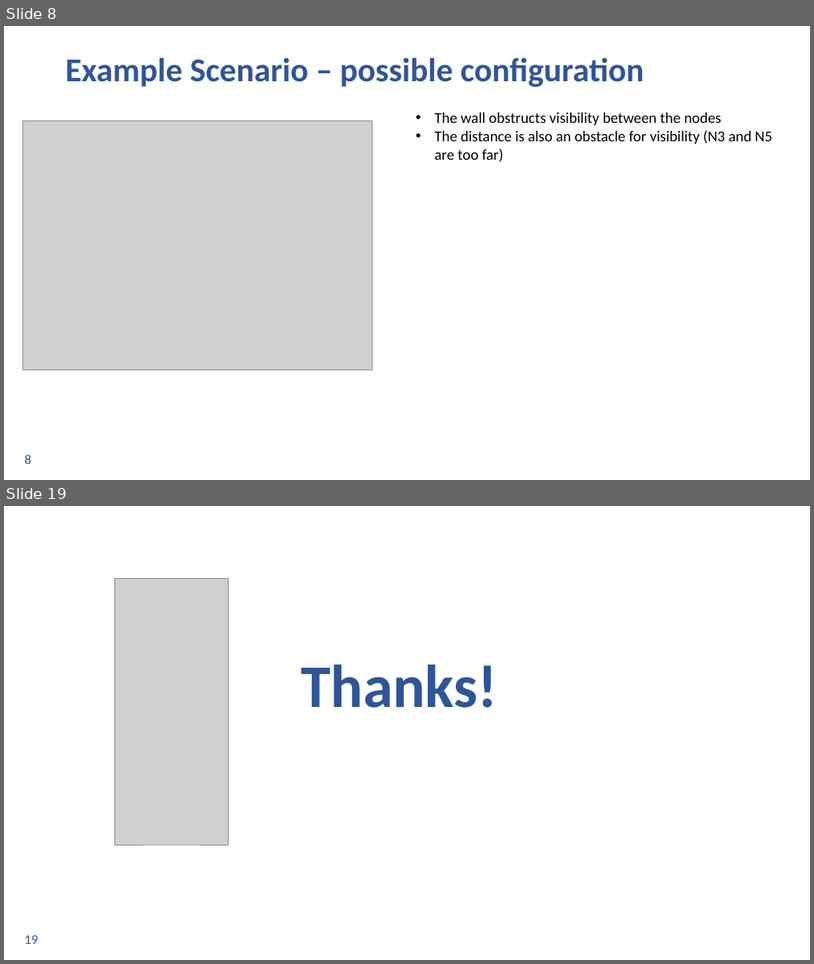
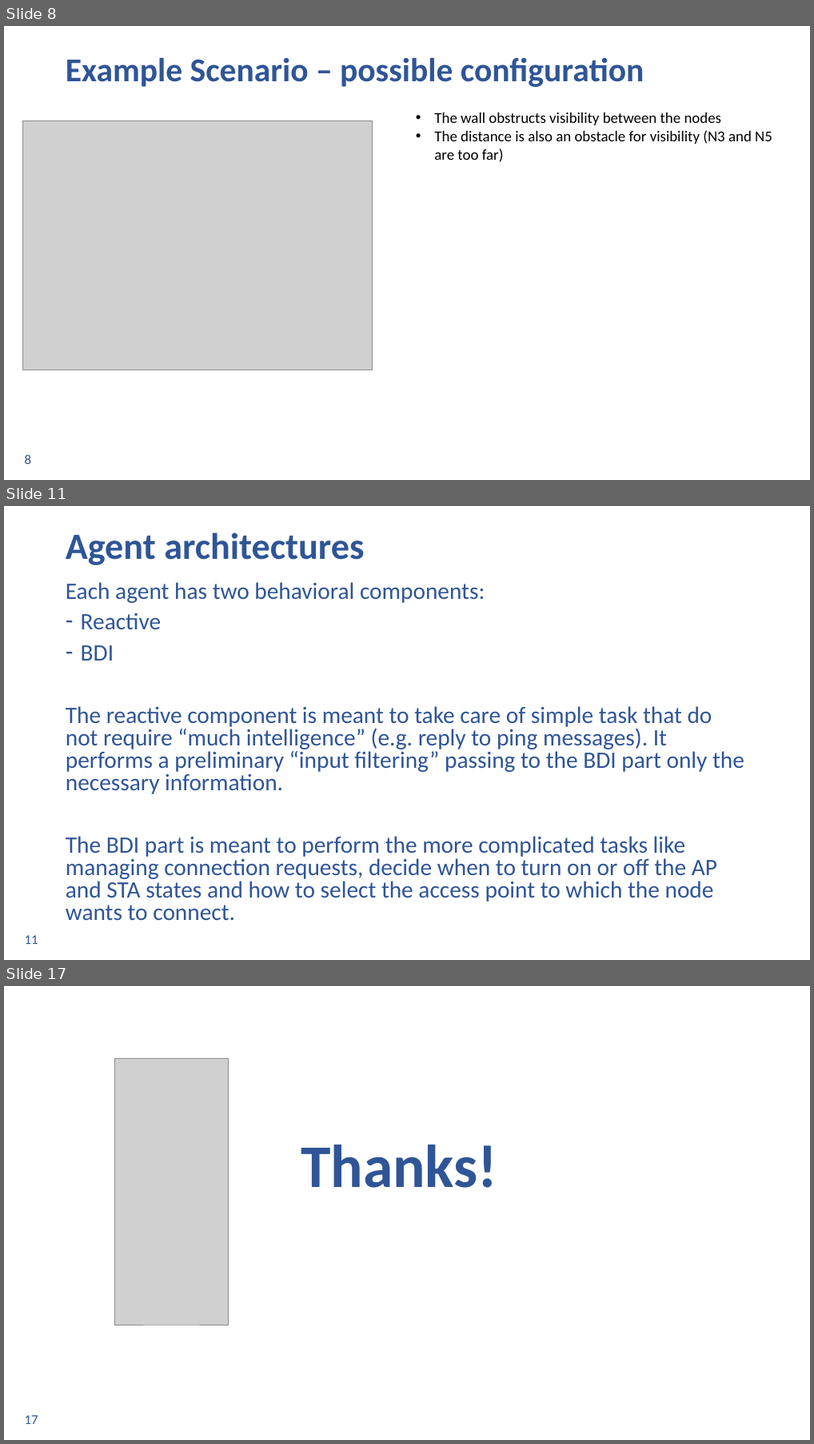
Before and after one commit to ingframin/SmartWirelessSimulator, a slide deck: Documentation/Presentation/Final.pptx. Shown one above the other, each under a label of ours: slides 8 and 19 before the commit, slides 8, 11 and 17 after it; the slides between them are not shown. The pictures are 814x964 and 814x1444 pixels, drawn with LibreOffice and Linux fonts; fonts in the diff are those of the drawing; grey boxes stand for pictures; background and template pictures are left out. Boxes give left, top, right and bottom in pixels: in the first picture for what was removed or moved away, otherwise in the second. Text is boxed around its words. In the diff, an @@ line names an element or a change of style, - is before the commit and + after.

```diff
--- a/Documentation/Presentation/Final.pptx
+++ b/Documentation/Presentation/Final.pptx
@@ slide 11 added at [4, 506, 810, 960], background #FFFFFF; not listed: 1 template element that a slide beside it also shows @@
@@ title added at [66, 532, 364, 565], 44 pt, text #2F5597, bold @@
+Agent architectures
@@ text added at [66, 582, 745, 920], 28 pt, text #2F5597 @@
+Each agent has two behavioral components:
+– Reactive
+– BDI
+The reactive component is meant to take care of simple task that do not require “much intelligence” (e.g. reply to ping messages). It performs a preliminary “input filtering” passing to the BDI part only the necessary information.
+The BDI part is meant to perform the more complicated tasks like managing connection requests, decide when to turn on or off the AP and STA states and how to select the access point to which the node wants to connect.
@@ what was slide 19 is now slide 17 @@
@@ page number at [25, 1415, 38, 1424]: text changed @@
-19
+17
```
Also in this commit, not shown: 8 slides changed, 4 other slides added, 7 slides removed.
